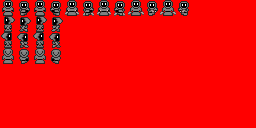
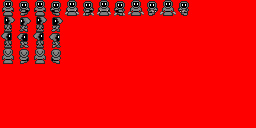
The second 256x128 image is a revision of the first. Changes to its layers:
painted on "sketch" over [5, 12, 60, 64]
